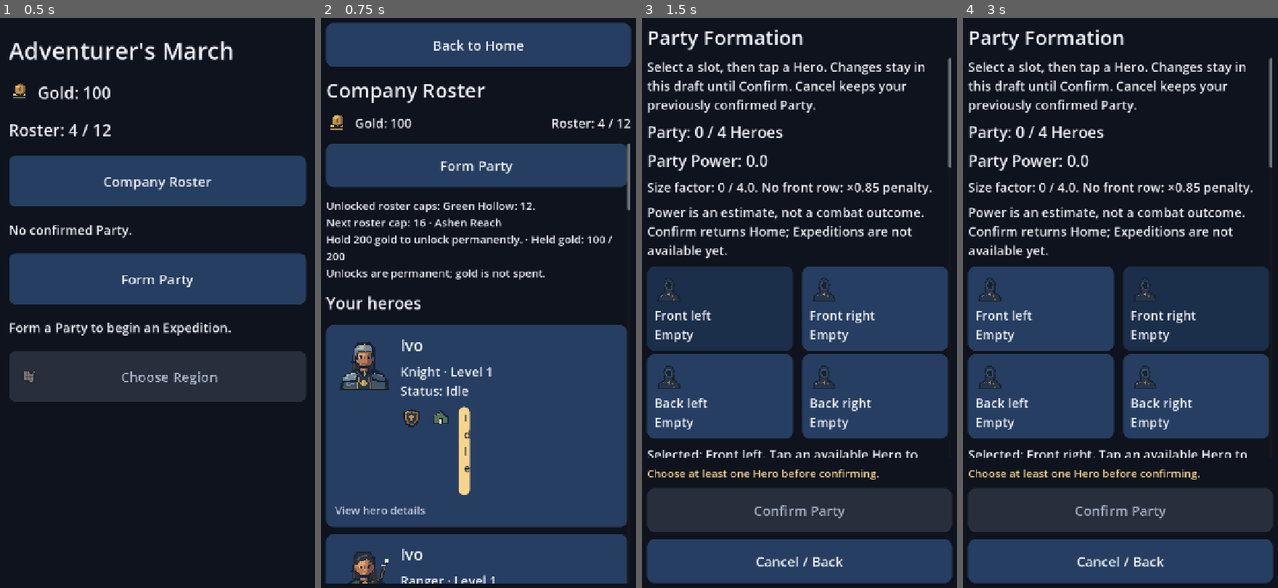
Above: before the commit, frames 1-4 (left to right).
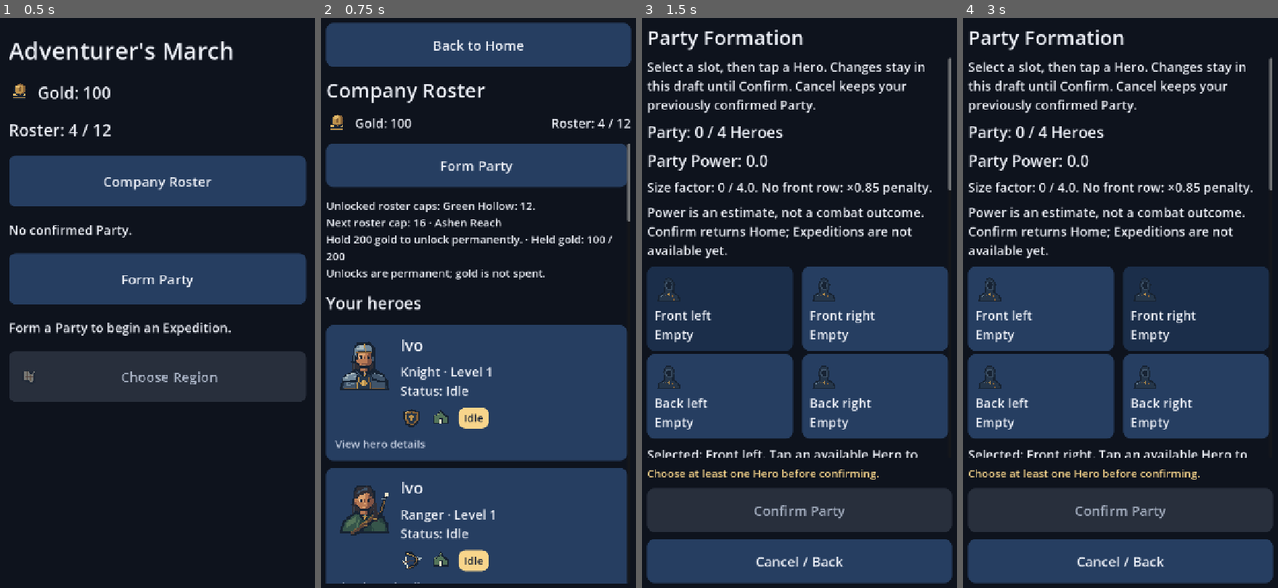
Above: after the commit, the same moments.

Repository: pompomon/godot-apk
Game: Godot game, scene res://main.tscn
Two runs of this game, one before a commit and one after it. Both use one fixed random seed, a clock stepped at 60 frames per second and the inputs below.
Inputs (mouse positions are in pixels of both pictures, inside the frame that each line leads up to):
- Up to frame 1 (0.5 s): no input
- Up to frame 2 (0.75 s): click "Company Roster" at 0.5 s
- Up to frame 3 (1.5 s): click "Form Party" at 1.25 s
- Up to frame 4 (3 s): click (1041, 308) at 2 s; click (1196, 308) at 2.75 s

Frame 1 is identical in both runs. In frame 2, 5.9% of the frame differs, in the area x 1-99%, y 33-100%; in frame 3, less than 0.1%; in frame 4, less than 0.1%.

Commit message:
Keep shared hero status badges on one line
Co-authored-by: pompomon <2802155+pompomon@users.noreply.github.com>

Diff:
--- a/scenes/ui/hero_ui.gd
+++ b/scenes/ui/hero_ui.gd
@@ -178,7 +178,9 @@
 static func status_badge(hero: HeroData) -> Label:
 	var badge := label(status_name(hero), 24)
 	badge.name = "StatusBadge"
+	badge.autowrap_mode = TextServer.AUTOWRAP_OFF
 	badge.size_flags_horizontal = Control.SIZE_SHRINK_BEGIN
+	badge.size_flags_vertical = Control.SIZE_SHRINK_CENTER
 	badge.add_theme_color_override("font_color", Color("#182235"))
 	var background := _box(NOTICE_COLOR)
 	background.content_margin_left = 12
--- a/tests/test_roster_ui.gd
+++ b/tests/test_roster_ui.gd
@@ -1,6 +1,7 @@
 extends GutTest
 
 const Isolation = preload("res://tests/isolated_state.gd")
+const HeroUI = preload("res://scenes/ui/hero_ui.gd")
 const HOME := "res://scenes/ui/home/home_screen.tscn"
 const ROSTER := "res://scenes/ui/roster/roster_screen.tscn"
 const DETAIL := "res://scenes/ui/hero_detail/hero_detail_screen.tscn"
@@ -221,6 +222,48 @@
 	assert_gt(scroll.get_v_scroll_bar().max_value, scroll.size.y)
 	assert_lte(_screen().get_node("%HeroNameLabel").size.x, scroll.size.x)
 	assert_eq(_screen().get_node("%HeroNameLabel").autowrap_mode, TextServer.AUTOWRAP_WORD_SMART)
+
+
+func test_status_badges_fit_one_line_in_rows_offers_and_formation_after_refresh() -> void:
+	var viewport: SubViewport = add_child_autofree(SubViewport.new())
+	viewport.size = Vector2i(720, 1280)
+	await _boot(viewport)
+	var hero := GameState.roster[0]
+	hero.hero_name = "Alexandria of the Distant Northern Mountains and Moonlit Lakes"
+	UIManager.show_screen(ROSTER)
+	await get_tree().process_frame
+	var row := _screen().get_node("%RosterList").get_child(0)
+	for status in HeroData.HeroStatus.values():
+		hero.status = status as HeroData.HeroStatus
+		HeroUI.refresh_hero_header(row, hero)
+		await get_tree().process_frame
+		await get_tree().process_frame
+		_assert_single_line_badge(row, HeroUI.status_name(hero))
+		assert_eq(row.find_child("HeroName", true, false).autowrap_mode,
+			TextServer.AUTOWRAP_WORD_SMART)
+		assert_lte(row.size.x, _screen().get_node("%Scroll").size.x)
+	for card in _screen().get_node("%OfferList").get_children():
+		_assert_single_line_badge(card, "Idle")
+	hero.status = HeroData.HeroStatus.IDLE
+	UIManager.show_screen("res://scenes/ui/party_formation/party_formation_screen.tscn")
+	await get_tree().process_frame
+	await get_tree().process_frame
+	for available in _screen().get_node("%AvailableList").get_children():
+		_assert_single_line_badge(available, "Idle")
+
+
+func _assert_single_line_badge(parent: Control, expected: String) -> void:
+	var badge := parent.find_child("StatusBadge", true, false) as Label
+	var icon := parent.find_child("StatusIcon", true, false) as TextureRect
+	assert_eq(badge.text, expected)
+	assert_eq(badge.get_line_count(), 1)
+	assert_eq(badge.autowrap_mode, TextServer.AUTOWRAP_OFF)
+	var text_width := badge.get_theme_font("font").get_string_size(
+		badge.text, HORIZONTAL_ALIGNMENT_LEFT, -1, badge.get_theme_font_size("font_size")).x
+	assert_gte(badge.size.x, text_width + badge.get_theme_stylebox("normal").get_minimum_size().x)
+	assert_almost_eq(badge.get_global_rect().get_center().y, icon.get_global_rect().get_center().y, 1.0)
+	assert_gte(badge.get_global_rect().position.x, icon.get_global_rect().end.x)
+	assert_lte(badge.get_global_rect().end.x, parent.get_global_rect().end.x)
 
 
 func test_scroll_rows_cards_and_recruit_buttons_pass_touch_input() -> void:
